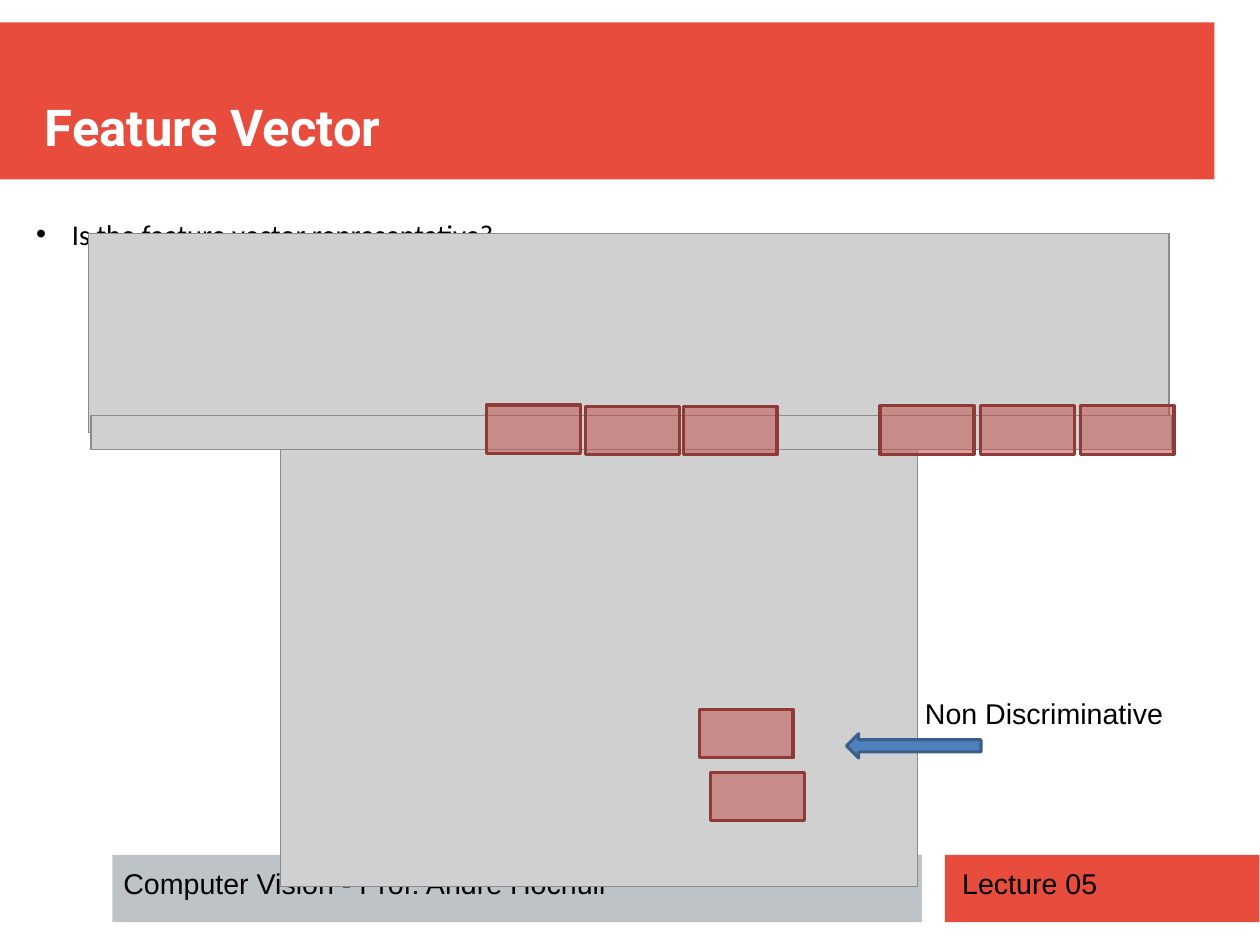
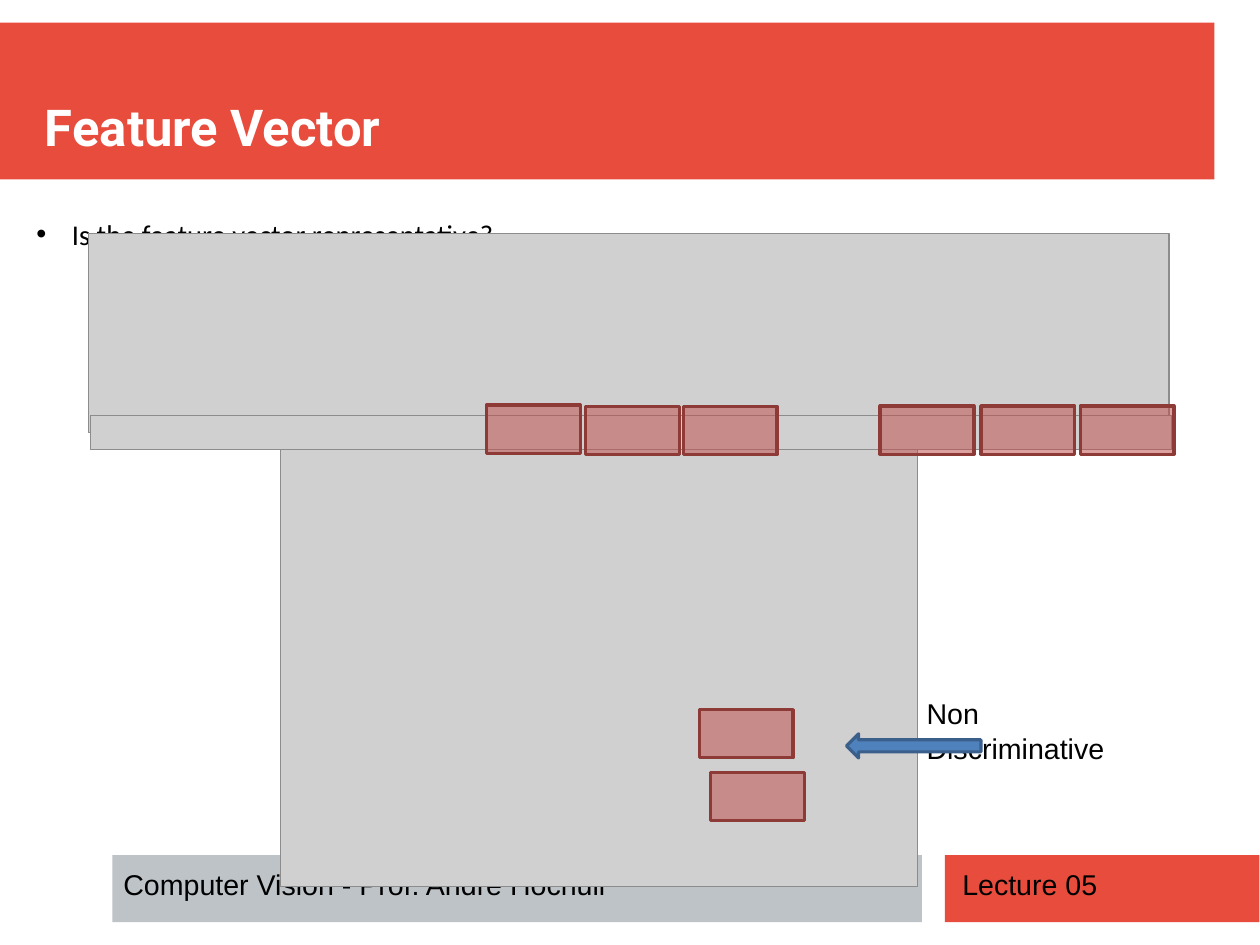
Before and after one commit to andrehochuli/teaching, a slide deck: slide 10 of ComputerVision/Lecture 05 - Feature Extraction/Lecture 05 - Feature Extraction.pptx. Drawn at 1260x945 pixels with LibreOffice and Linux fonts; fonts in the diff are those of the drawing; grey boxes stand for pictures. Boxes give left, top, right and bottom in pixels: in the first picture for what was removed or moved away, otherwise in the second. Text is boxed around its words. In the diff, an @@ line names an element or a change of style, - is before the commit and + after.

```diff
--- a/ComputerVision/Lecture 05 - Feature Extraction/Lecture 05 - Feature Extraction.pptx
+++ b/ComputerVision/Lecture 05 - Feature Extraction/Lecture 05 - Feature Extraction.pptx
@@ text "Non Discriminative" rewrapped from (925,703,1163,725) to (927,704,1105,760) @@
@@ right arrow at (847,734,982,758): outline #3A5F8C 2 pt to #3A5F8B 2 pt; proportions changed @@
```
Also in this commit, not shown: 4 other slides changed, 17 other files.
